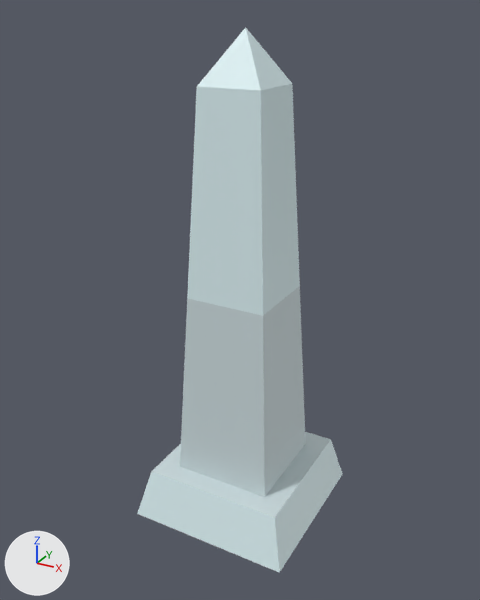
A saved change to the glTF model assets/models/kit/nature_statue_obelisk.glb.
Before and after are seen from a 50 mm camera at (0.514, -0.952, 0.852) aimed at (-0.006, -0.007, 0.379). Every picture has the same lights, and +X, +Y and +Z are marked at lower left. The picture after the commit comes second. Vertices at exactly the same position are counted once.

The first picture shows 'nature_statue_obelisk'.
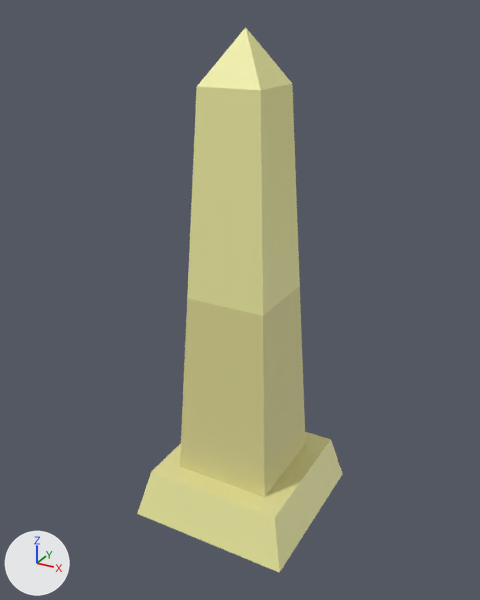
Pixel boxes (x1, y1, x2, y2) of what changed, in the pictures (480 x 600 px):
```json
{"part": 1, "of": "me_mesh_statue_obelisk", "change": "recoloured", "before": [137, 27, 343, 573], "after": [137, 27, 343, 573], "on screen": "pale blue to beige"}
{"part": 2, "of": "me_mesh_statue_obelisk", "change": "recoloured", "before": [152, 286, 331, 518], "after": [152, 286, 331, 518], "on screen": "light grey to beige"}
```

Edits to the scene script, one JSON object a line:
```json
{"block": "me_mesh_statue_obelisk", "where": "me_mesh_statue_obelisk.from_pydata(...)  # 21 vertices, 38 faces; spans x -0.154..0.154, y -0.154..0.154, z -0.05..0.825"}
{"block": "me_mesh_statue_obelisk", "where": "# used by ob_nature_statue_obelisk; location = (0.0, 0.0, 0.0)"}
{"block": "me_mesh_statue_obelisk", "change": "me_mesh_statue_obelisk part 1: 22 faces centred in x -0.146..0.146, y -0.146..0.146, z -0.05..0.77 are repainted in the vertex colours; the middle colour goes from pale blue #ddf2f5 to beige #f4f2a6"}
{"block": "me_mesh_statue_obelisk", "change": "me_mesh_statue_obelisk part 2: 16 faces centred in x -0.117..0.117, y -0.117..0.117, z 0.044..0.277 are repainted in the vertex colours; the middle colour goes from light grey #ccdbde to beige #e1db96"}
```
